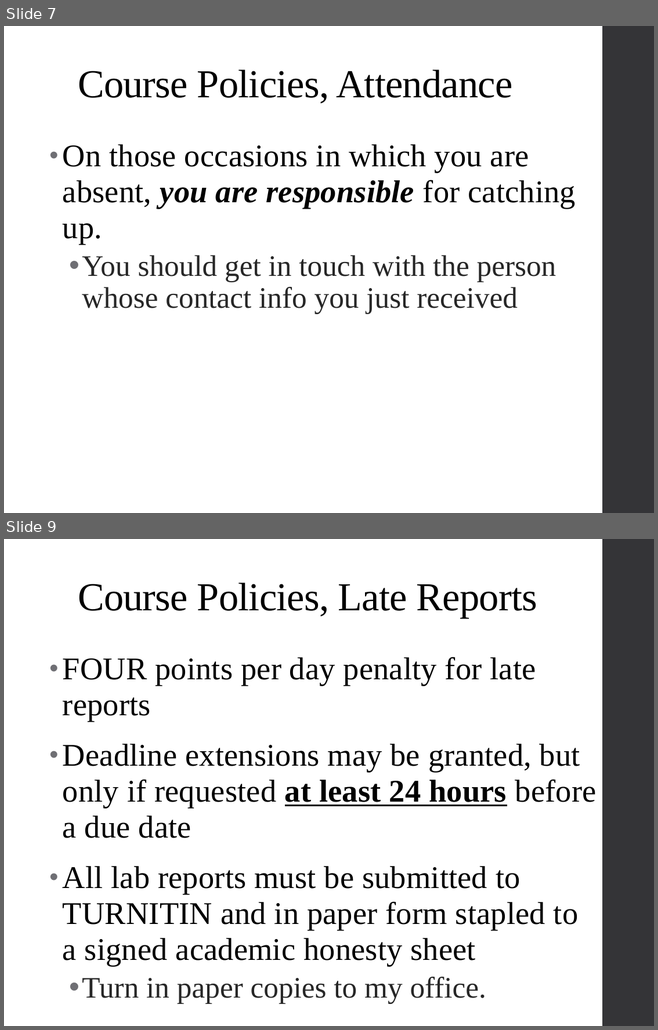
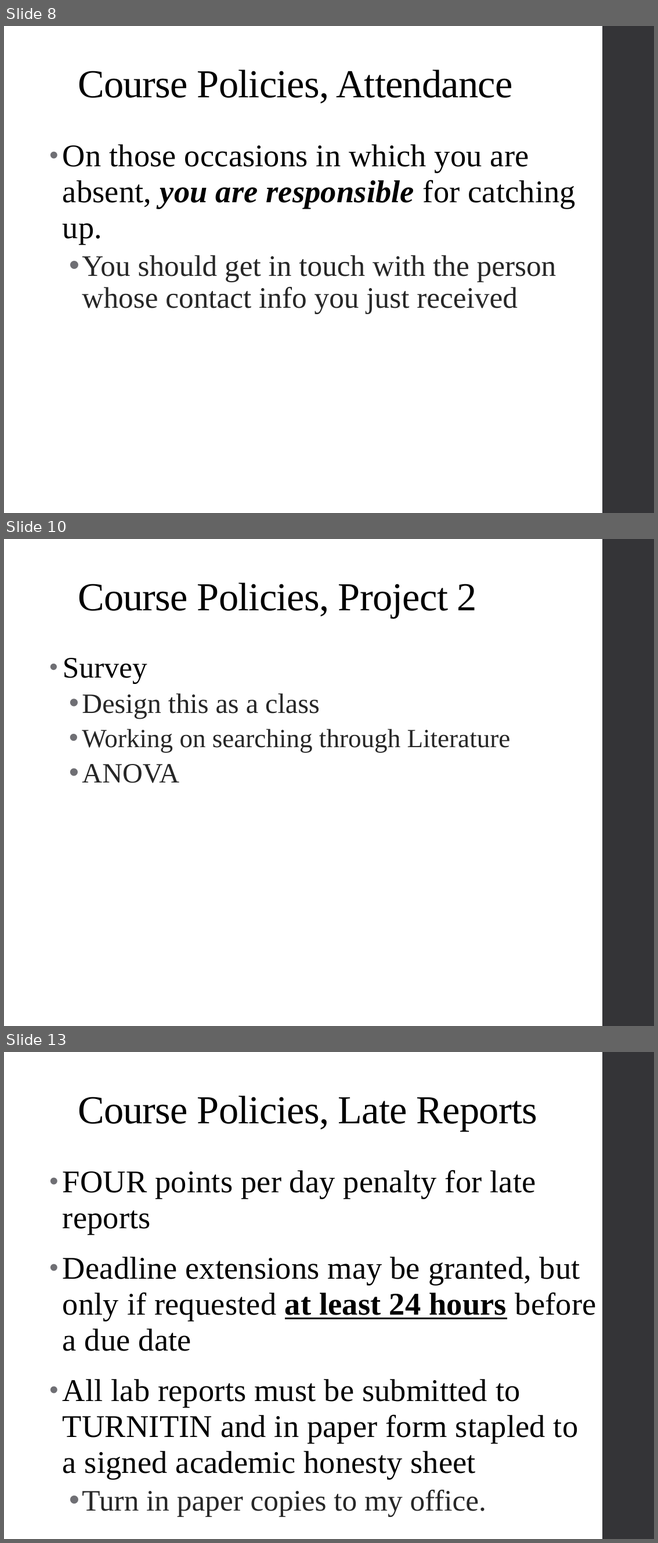
Before and after one commit to psadil/psych241, a slide deck: slides/lab1_21jan2016/lab1_21jan2016.pptx. Shown one above the other, each under a label of ours: slides 7 and 9 before the commit, slides 8, 10 and 13 after it; the slides between them are not shown. The pictures are 658x1030 and 658x1543 pixels, drawn with LibreOffice and Linux fonts; fonts in the diff are those of the drawing. Boxes give left, top, right and bottom in pixels: in the first picture for what was removed or moved away, otherwise in the second. Text is boxed around its words. In the diff, an @@ line names an element or a change of style, - is before the commit and + after.

```diff
--- a/slides/lab1_21jan2016/lab1_21jan2016.pptx
+++ b/slides/lab1_21jan2016/lab1_21jan2016.pptx
@@ slide 10 added at bbox=[4, 539, 654, 1026], background #FFFFFF; not listed: 1 template element that a slide beside it also shows @@
@@ title added at bbox=[78, 583, 477, 618], 44 pt, text #000000 @@
+Course Policies, Project 2
@@ text added at bbox=[63, 658, 510, 783], 29 pt, text #262626 @@
+• Survey
+  • Design this as a class
+  • Working on searching through Literature
+  • ANOVA
@@ what was slide 7 is now slide 8 @@
@@ what was slide 9 is now slide 13 @@
```
Also in this commit, not shown: 4 slides changed, 7 other slides added, 7 other files.
